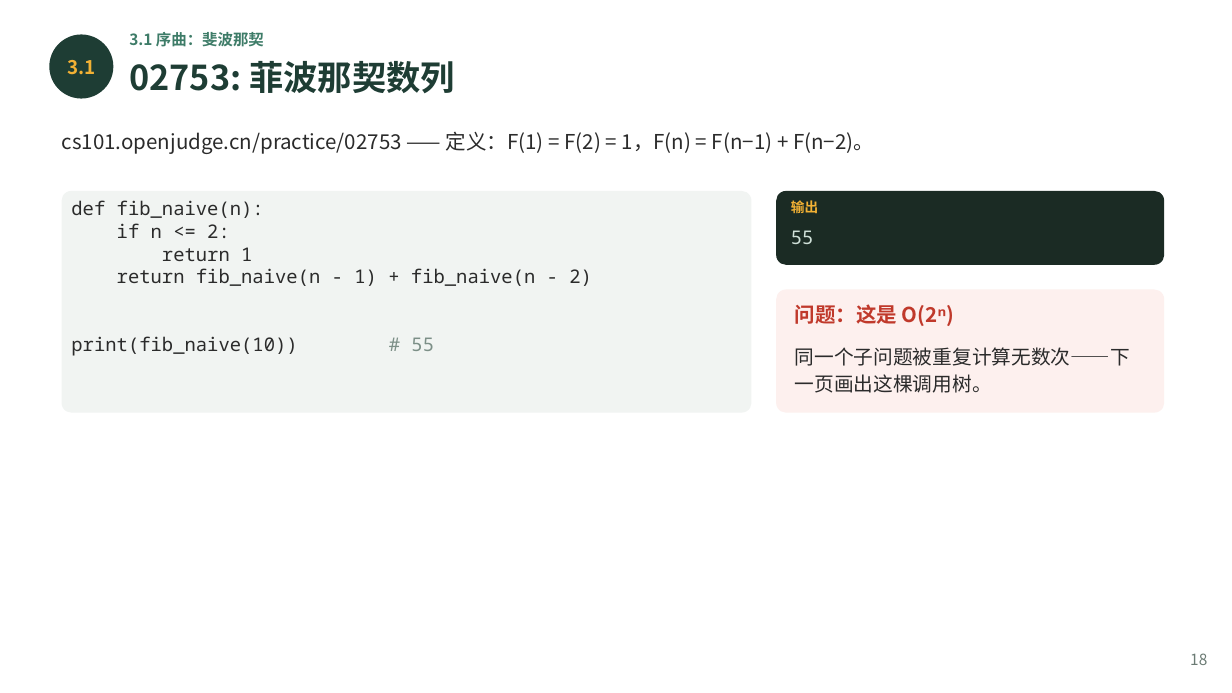
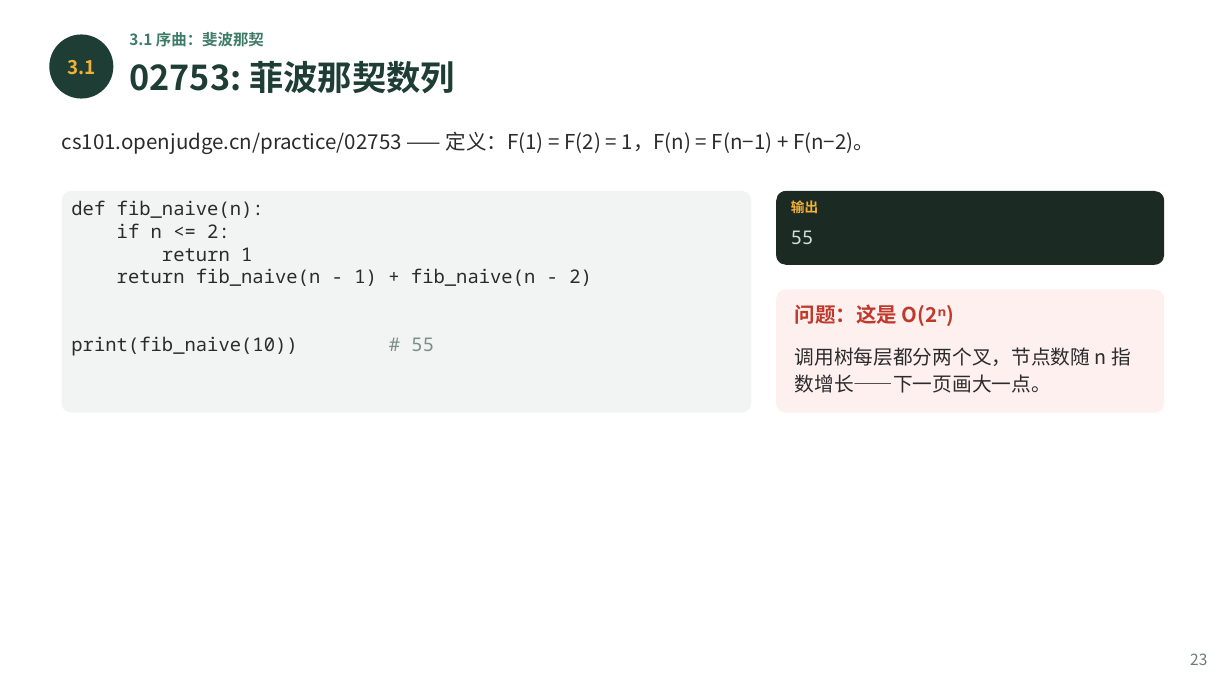
Before and after one commit to pangyouwei/2026fall-cs101, a slide deck: slide 23 of 课件/202610_ADS_W08_Recursion.pptx (slide 18 before the commit). Drawn at 1232x693 pixels with LibreOffice and Linux fonts; fonts in the diff are those of the drawing. Boxes give left, top, right and bottom in pixels: in the first picture for what was removed or moved away, otherwise in the second. Text is boxed around its words. In the diff, an @@ line names an element or a change of style, - is before the commit and + after.

```diff
--- a/课件/202610_ADS_W08_Recursion.pptx
+++ b/课件/202610_ADS_W08_Recursion.pptx
@@ text at <box>795,347,1131,393</box>: text changed @@
-同一个子问题被重复计算无数次——下一页画出这棵调用树。
+调用树每层都分两个叉，节点数随 n 指数增长——下一页画大一点。
@@ text at <box>1190,653,1207,665</box>: text changed @@
-18
+23
```
Also in this commit, not shown: 35 other slides changed, 4 slides added, 12 other files.
